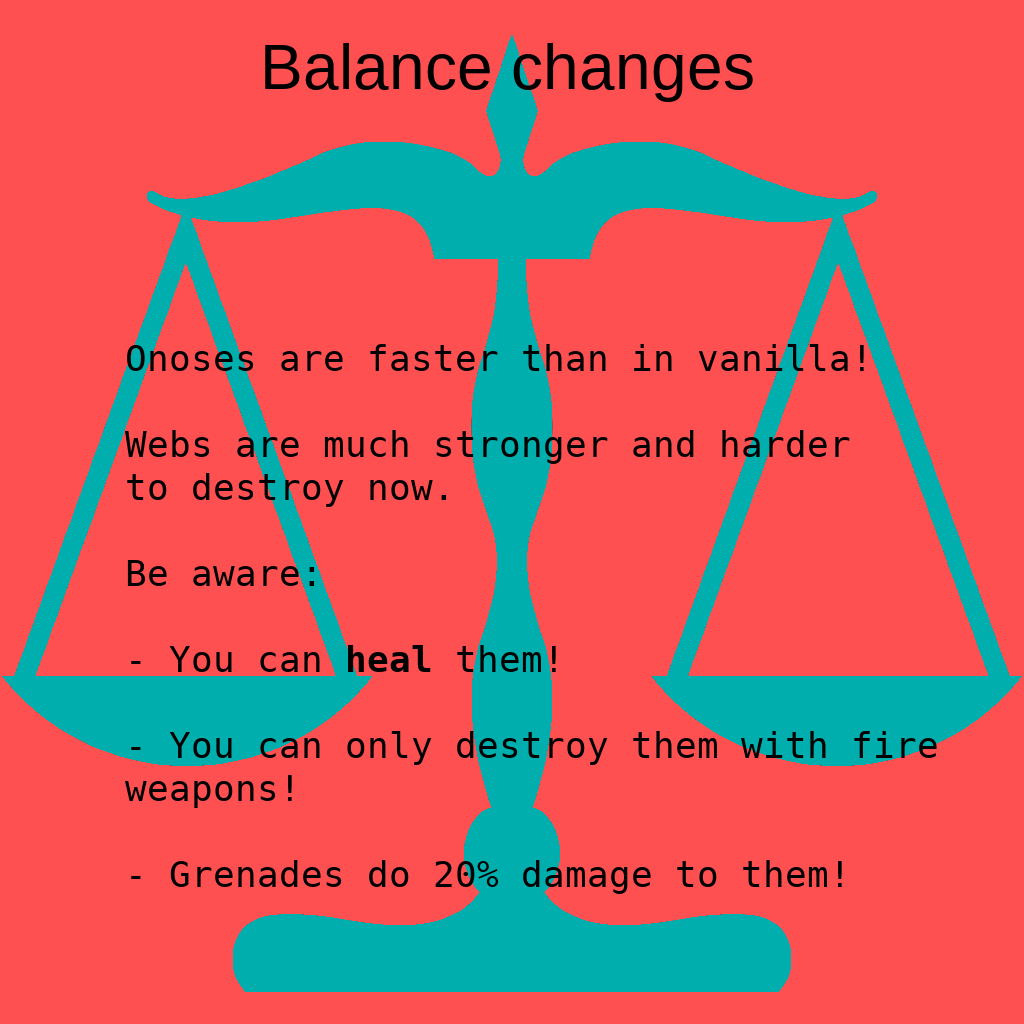
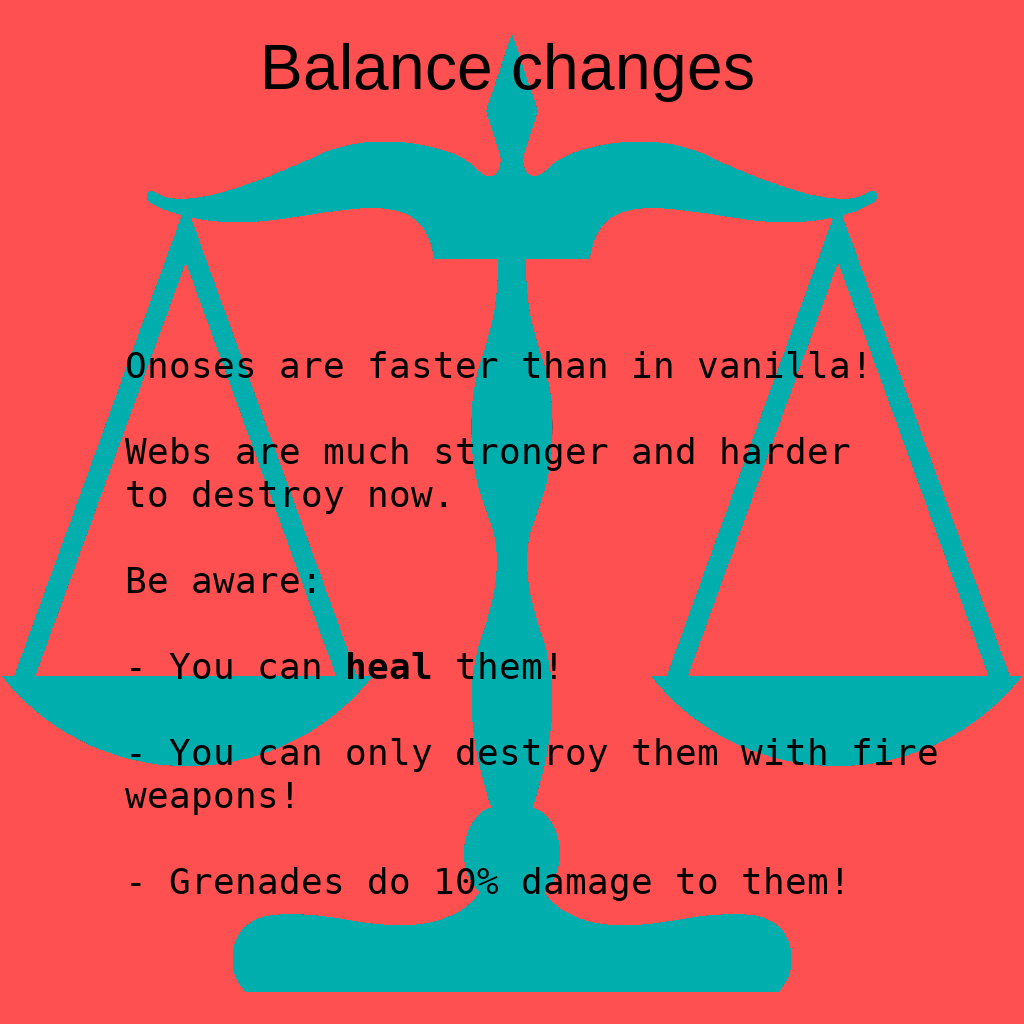
The second 1024x1024 image is a revision of the first. Changes to its layers:
painted on "Brødtekst" over box(125, 344, 937, 901)
